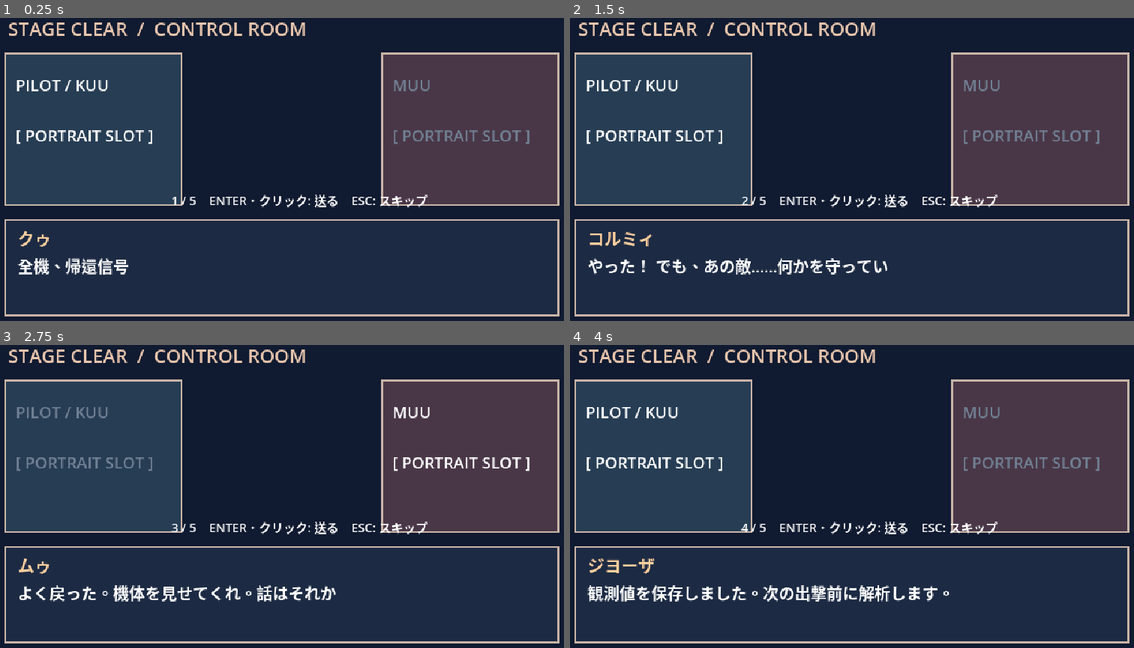
Above: before the commit, frames 1-4 (two rows, left to right).
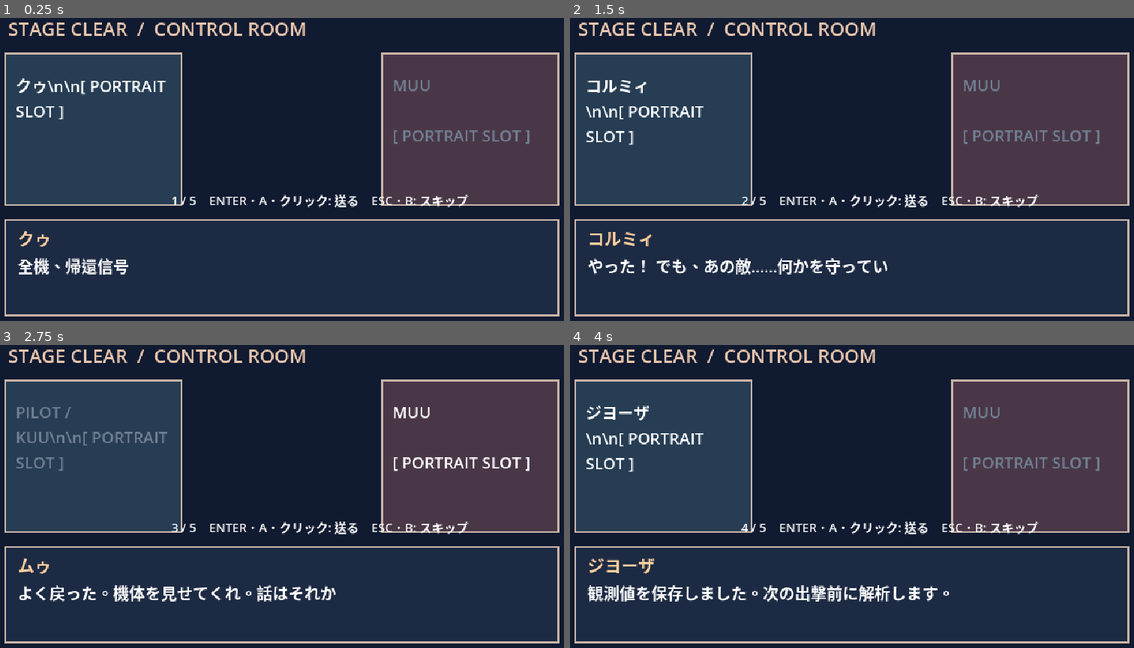
Above: after the commit, the same moments.

Repository: coshimagame/manjusyage
Game: Godot game, scene res://intermission_preview.tscn
The game is run twice, just before and just after one commit, with the same random seed, the same clock (stepped at 60 frames per second) and the same inputs. This scene is started directly instead of the project's main scene.
Inputs (mouse positions are in pixels of both pictures, inside the frame that each line leads up to):
- Up to frame 1 (0.25 s): no input
- Up to frame 2 (1.5 s): tap Enter at 0.5 s; hold Right 0.53-1.28 s; tap M at 0.6 s; click (852, 169) at 0.67 s; tap Space at 0.77 s; move the mouse to (733, 187) at 1.27 s; hold Down from 1.28 s (still down); tap 1 at 1.35 s; click (733, 187) at 1.42 s
- Up to frame 3 (2.75 s): tap Space at 1.52, 2 s; move the mouse to (344, 423) at 2.02 s; release Down at 2.03 s; hold Right from 2.03 s (still down); tap 2 at 2.1 s; click (344, 423) at 2.17 s
- Up to frame 4 (4 s): move the mouse to (823, 566) at 2.77 s; release Right at 2.78 s; hold Up 2.78-3.53 s; tap 3 at 2.85 s; click (823, 566) at 2.92 s; tap Space at 3.02, 3.77 s; move the mouse to (1032, 548) at 3.52 s; hold Left from 3.53 s (still down); tap H at 3.6 s; click (1032, 548) at 3.67 s

The runs differ from the first frame. In frame 1, 1.8% of the frame differs, in the area x 2-84%, y 19-63%; in frame 2, 1.8%; in frame 3, 1.5%; in frame 4, 1.8%, in the area x 2-84%, y 20-63%.

Commit message:
feat: support controller dialogue advance and show active pilot in intermission

Diff:
--- a/intermission_preview.gd
+++ b/intermission_preview.gd
@@ -33,6 +33,17 @@
 	if revealed < full_text.length():
 		revealed = minf(float(full_text.length()), revealed + delta / TICK)
 		dialogue_label.text = full_text.substr(0, int(revealed))
+
+func _unhandled_input(event: InputEvent) -> void:
+	# Controller A advances/reveals text; B skips. Joypad events must work
+	# even when the mouse or keyboard is unavailable (Windows/Web).
+	if event is InputEventJoypadButton and event.pressed:
+		if event.button_index == JOY_BUTTON_A:
+			_advance()
+			get_viewport().set_input_as_handled()
+		elif event.button_index == JOY_BUTTON_B:
+			_finish()
+			get_viewport().set_input_as_handled()
 
 func _unhandled_key_input(event: InputEvent) -> void:
 	if event is InputEventKey and event.pressed and not event.echo:
@@ -72,7 +83,8 @@
 	revealed = 0.0
 	speaker_label.text = str(LINES[line_index]["speaker"])
 	dialogue_label.text = ""
-	progress_label.text = "%d / %d    ENTER・クリック: 送る    ESC: スキップ" % [line_index + 1, LINES.size()]
+	progress_label.text = "%d / %d    ENTER・A・クリック: 送る    ESC・B: スキップ" % [line_index + 1, LINES.size()]
+	left_label.text = "%s\\n\\n[ PORTRAIT SLOT ]" % str(LINES[line_index]["speaker"]) if LINES[line_index]["side"] == "left" else "PILOT / KUU\\n\\n[ PORTRAIT SLOT ]"
 	left_label.modulate = Color.WHITE if LINES[line_index]["side"] == "left" else Color("718093")
 	right_label.modulate = Color.WHITE if LINES[line_index]["side"] == "right" else Color("718093")
 
